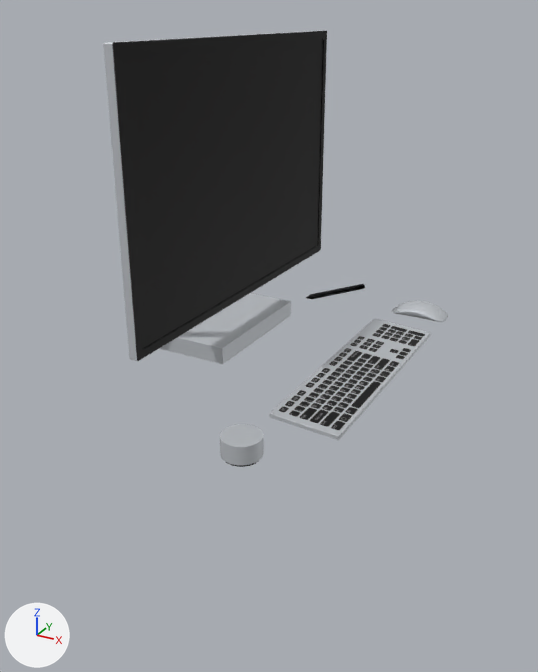
The glTF model public/computer.glb as it was, and as the next commit left it.
Rendered twice from a 50 mm lens placed at (0.716, -1.35, 0.7), pointed at (-0.006, -0.037, 0.044). Lighting does not change. The marker at lower left points along +X, +Y and +Z. Vertices at the same position are counted once.

Before the edit, the objects in view are built like this:
```python
me_obj_computador_mat_computador_0 = bpy.data.meshes.new('OBJ_Computador_MAT_Computador_0')
me_obj_computador_mat_computador_0.from_pydata(...)  # 1656 vertices, 3284 faces; spans x -17.4..27.5, y -38.4..34.8, z 0.0..52.2
me_obj_computador_mat_computador_0.materials.append(mat_mat_computador)  # picture img_image_0
ob_obj_computador = bpy.data.objects.new('OBJ_Computador', None)
ob_obj_computador.parent = ob_rootnode
ob_obj_computador.location = (-0.0505, 0.0182, 0.0)
ob_obj_computador.scale = (0.01, 0.01, 0.01)
ob_obj_computador_mat_computador_0 = bpy.data.objects.new('OBJ_Computador_MAT_Computador_0', me_obj_computador_mat_computador_0)
ob_obj_computador_mat_computador_0.parent = ob_obj_computador
ob_obj_computador_mat_computador_0.location = (0.0, 0.0, 0.0)
ob_sketchfab_model = bpy.data.objects.new('Sketchfab_model', None)
ob_sketchfab_model.location = (0.0, 0.0, 0.0)
ob_sketchfab_model.rotation_euler = (-1.571, 0.0, 0.0)  # degrees (-90, 0, 0)
ob_sketchfab_model.scale = (1.25, 1.25, 1.25)
```
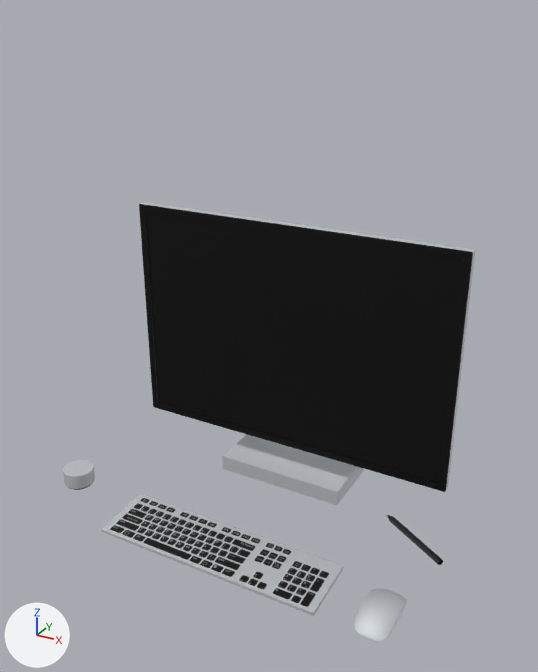
ob_sketchfab_model is not drawn itself; it is the parent of ob_1c057bee26c84a4380c22bd84a54a45b_fbx.
ob_obj_computador is not drawn itself; it is the parent of ob_obj_computador_mat_computador_0.

Patch to the scene script:
```diff
--- a/public/computer.glb.py
+++ b/public/computer.glb.py
@@ me_obj_computador_mat_computador_0 @@
 me_obj_computador_mat_computador_0.from_pydata(...)  # 1656 vertices, 3284 faces; spans x -17.4..27.5, y -38.4..34.8, z 0.0..52.2
 # used by ob_obj_computador_mat_computador_0; parent = ob_obj_computador; location = (0.0, 0.0, 0.0)
+# me_obj_computador_mat_computador_0 part 1: the loose piece of 82 vertices spanning x 14.3..20.2, y -38.4..-32.5, z 0.1..3.3 is moved by (0.0, 0.0, -30.1)
+# me_obj_computador_mat_computador_0 part 2: the loose piece of 408 vertices spanning x -17.4..0.0, y -14.7..14.4, z 0.3..21.5 is moved by (0.0, 0.0, -30.1)
+# me_obj_computador_mat_computador_0 part 3: the loose piece of 80 vertices spanning x -1.4..6.9, y 22.0..34.8, z 0.1..1.2 is moved by (0.0, 0.0, -30.1)
+# me_obj_computador_mat_computador_0 part 4: the loose piece of 76 vertices spanning x 15.9..27.1, y -25.3..16.9, z 0.0..1.3 is moved by (0.0, 3.8, -30.1)
+# me_obj_computador_mat_computador_0 part 5: the loose piece of 32 vertices spanning x -4.2..-2.8, y -31.8..31.8, z 8.2..52.2 is moved by (0.0, 0.0, -30.1)
+# me_obj_computador_mat_computador_0 part 6: the loose piece of 978 vertices spanning x 16.5..27.5, y 22.8..29.1, z 0.1..2.6 is moved by (0.0, 3.8, -30.1)
 me_obj_computador_mat_computador_0.materials.append(mat_mat_computador)
@@ ob_sketchfab_model @@
 ob_sketchfab_model.location = (0.0, 0.0, 0.0)
-ob_sketchfab_model.rotation_euler = (-1.571, 0.0, 0.0)  # degrees (-90, 0, 0)
+ob_sketchfab_model.rotation_euler = (-1.571, 0.0, -1.571)  # degrees (-90, 0, -90)
 ob_sketchfab_model.scale = (1.25, 1.25, 1.25)
@@ ob_obj_computador @@
 ob_obj_computador.parent = ob_rootnode
-ob_obj_computador.location = (-0.0505, 0.0182, 0.0)
+ob_obj_computador.location = (0.0, 0.0, 0.0)
 ob_obj_computador.scale = (0.01, 0.01, 0.01)
```

Pixel boxes (x1, y1, x2, y2) of what changed, in the pictures (538 x 672 px; the box of a moved part takes in the faces that stretch with it):
'OBJ_Computador_MAT_Computador_0', reshaped, turned, moved
    before: (103, 30, 448, 467)
    after: (63, 202, 475, 642)
part 1 of me_obj_computador_mat_computador_0, moved or reshaped
    before: (220, 424, 264, 467)
    after: (63, 460, 95, 490)
part 2 of me_obj_computador_mat_computador_0, moved or reshaped
    before: (159, 293, 291, 364)
    after: (222, 434, 365, 505)
part 3 of me_obj_computador_mat_computador_0, moved or reshaped
    before: (306, 284, 365, 299)
    after: (387, 515, 443, 565)
part 4 of me_obj_computador_mat_computador_0, moved or reshaped
    before: (269, 318, 431, 440)
    after: (102, 494, 343, 616)
part 5 of me_obj_computador_mat_computador_0, moved or reshaped
    before: (103, 30, 327, 361)
    after: (139, 202, 475, 492)
part 6 of me_obj_computador_mat_computador_0, moved or reshaped
    before: (392, 300, 448, 322)
    after: (354, 589, 407, 642)
